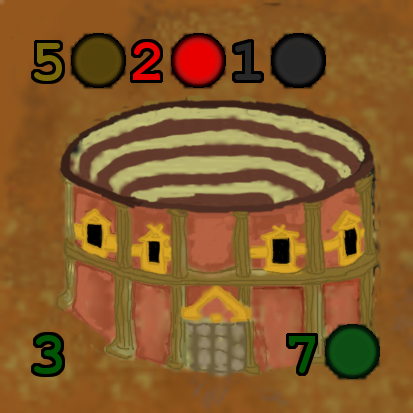
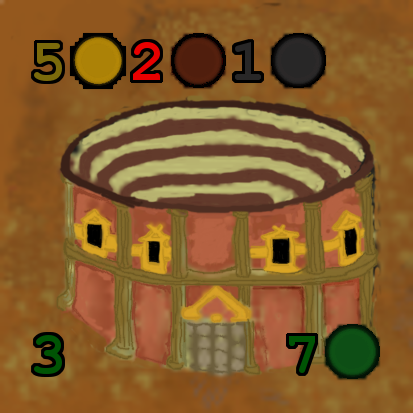
Comparing the layer stacks of the two 413px x 413px images. Changes:
renamed "Icono Oro.png" to "Icono Oro.png #1", moved it above "Icono Madera.png #1", painted on it over [70, 33, 126, 89]
renamed "Icono Madera.png" to "Icono Madera.png #1", moved it above "Icono Puntos.png", painted on it over [170, 34, 225, 87]
